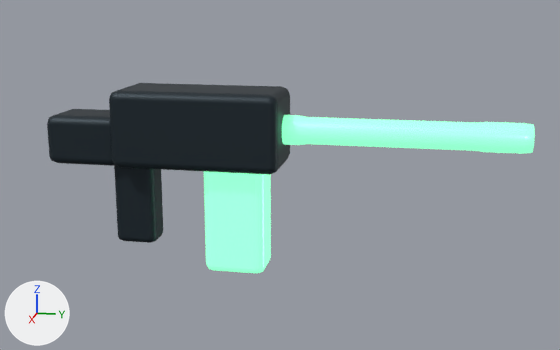
What one commit did to the glTF model godot/source_operators/generated/world_weapons/weapon-9.glb.
The view is the same before and after, from a camera (50 mm lens) standing at (1.532, 0.647, 0.338) and looking at (0.009, 0.342, -0.043). Every picture has the same lights, and +X, +Y and +Z are marked at lower left. The first picture is the older version. Where no turn or scale is listed for an object, it has been applied to the vertices. Vertices at exactly the same position are counted once.

The scene before the commit, as lines of its bpy script (objects in view):
```python
me_mesh_0 = bpy.data.meshes.new('Mesh_0')
me_mesh_0.from_pydata(...)  # 168 vertices, 324 faces; spans x -0.08..0.08, y -0.15..0.35, z -0.205..0.13
me_mesh_0.materials.append(mat_worldmaterial0)  # dark blue #222f37
me_mesh_1 = bpy.data.meshes.new('Mesh_1')
me_mesh_1.from_pydata(...)  # 155 vertices, 288 faces; spans x -0.045..0.045, y 0.185..0.835, z -0.255..0.081
me_mesh_1.materials.append(mat_worldmaterial1)  # green #8affc1, glowing green #8affc1
ob_worldbatch0 = bpy.data.objects.new('WorldBatch0', me_mesh_0)
ob_worldbatch0.location = (0.0, 0.0, 0.0)
ob_worldbatch1 = bpy.data.objects.new('WorldBatch1', me_mesh_1)
ob_worldbatch1.location = (0.0, 0.0, 0.0)
```
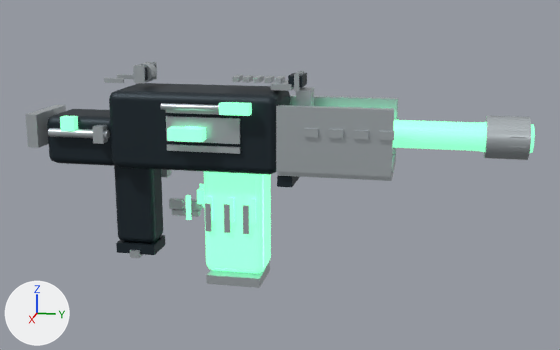
Patch to the scene script:
```diff
--- a/godot/source_operators/generated/world_weapons/weapon-9.glb.py
+++ b/godot/source_operators/generated/world_weapons/weapon-9.glb.py
@@ me_mesh_0 @@
-me_mesh_0.from_pydata(...)  # 168 vertices, 324 faces; spans x -0.08..0.08, y -0.15..0.35, z -0.205..0.13
+me_mesh_0.from_pydata(...)  # 208 vertices, 384 faces; spans x -0.08..0.08, y -0.15..0.391, z -0.227..0.173
+# me_mesh_0 part 1: a new loose piece, a box spanning x -0.027..0.027, y 0.363..0.391, z 0.141..0.163, in mat_worldmaterial0 (dark blue #222f37)
+# me_mesh_0 part 2: a new loose piece, a box spanning x -0.069..0.069, y 0.349..0.379, z -0.052..-0.026, in mat_worldmaterial0 (dark blue #222f37)
+# me_mesh_0 part 3: a new loose piece, a box spanning x -0.035..0.035, y -0.013..0.073, z -0.227..-0.205, in mat_worldmaterial0 (dark blue #222f37)
+# other edits to the shape of me_mesh_0 do not show in these pictures
 me_mesh_0.materials.append(mat_worldmaterial0)
@@ me_mesh_1 @@
-me_mesh_1.from_pydata(...)  # 155 vertices, 288 faces; spans x -0.045..0.045, y 0.185..0.835, z -0.255..0.081
+me_mesh_1.from_pydata(...)  # 267 vertices, 456 faces; spans x -0.052..0.115, y -0.103..0.835, z -0.255..0.117
+# me_mesh_1 part 4: a new loose piece, a box spanning x 0.088..0.108, y 0.243..0.303, z 0.095..0.117, in mat_worldmaterial1 (green #8affc1, glowing green #8affc1)
+# me_mesh_1 part 5: a new loose piece, a box spanning x 0.0465..0.0515, y 0.244..0.254, z -0.138..-0.086, in mat_worldmaterial1 (green #8affc1, glowing green #8affc1)
+# me_mesh_1 part 6: a new loose piece, a box spanning x 0.0465..0.0515, y 0.198..0.208, z -0.138..-0.086, in mat_worldmaterial1 (green #8affc1, glowing green #8affc1)
+# me_mesh_1 part 7: a new loose piece, a box spanning x 0.0465..0.0515, y 0.152..0.162, z -0.138..-0.086, in mat_worldmaterial1 (green #8affc1, glowing green #8affc1)
+# me_mesh_1 part 8: a new loose piece, a box spanning x 0.058..0.078, y -0.103..-0.073, z 0.046..0.074, in mat_worldmaterial1 (green #8affc1, glowing green #8affc1)
+# me_mesh_1 part 9: a new loose piece, a box spanning x -0.008..0.008, y 0.163..0.181, z -0.115..-0.085, in mat_worldmaterial1 (green #8affc1, glowing green #8affc1)
+# me_mesh_1 part 10: a new loose piece, a box spanning x 0.085..0.115, y 0.14..0.21, z 0.041..0.065, in mat_worldmaterial1 (green #8affc1, glowing green #8affc1)
+# other edits to the shape of me_mesh_1 do not show in these pictures
 me_mesh_1.materials.append(mat_worldmaterial1)
@@ ob_worldbatch3 @@
+ob_worldbatch3 = bpy.data.objects.new('WorldBatch3', me_mesh_3)  # a box spanning x 0.081..0.091, y 0.168..0.198, z 0.0526..0.0666; in mat_worldmaterial3 (black #0b1114, glowing green #8affc1)
+ob_worldbatch3.location = (0.0, 0.0, 0.0)
@@ ob_worldbatch2 @@
+ob_worldbatch2 = bpy.data.objects.new('WorldBatch2', me_mesh_2)  # 512 vertices, 804 faces; spans x -0.088..0.102, y -0.186..0.827, z -0.277..0.18; in mat_worldmaterial2 (light grey #c6ced2)
+ob_worldbatch2.location = (0.0, 0.0, 0.0)
```

Boxes (x1, y1, x2, y2) around the edits, measured in the pictures (560 x 350 px):
'WorldBatch0', reshaped (7% wider, 19% taller)
    before: (47, 83, 290, 243)
    after: (47, 65, 307, 255)
'WorldBatch2', added
    after: (25, 62, 531, 288)
'WorldBatch1', reshaped (43% wider, 8% taller)
    before: (204, 115, 535, 273)
    after: (60, 102, 535, 273)
'WorldBatch3', added
    after: (185, 126, 200, 128)
part 1 of me_mesh_0, added
    after: (288, 73, 307, 87)
part 2 of me_mesh_0, added
    after: (277, 176, 299, 187)
part 3 of me_mesh_0, added
    after: (116, 235, 165, 255)
part 4 of me_mesh_1, added (green)
    after: (219, 102, 252, 116)
part 5 of me_mesh_1, added
    after: (229, 197, 234, 223)
part 6 of me_mesh_1, added
    after: (207, 196, 213, 221)
part 7 of me_mesh_1, added
    after: (185, 195, 191, 220)
part 8 of me_mesh_1, added
    after: (60, 116, 78, 131)
part 9 of me_mesh_1, added
    after: (197, 188, 205, 204)
part 10 of me_mesh_1, added (green)
    after: (167, 126, 206, 142)
